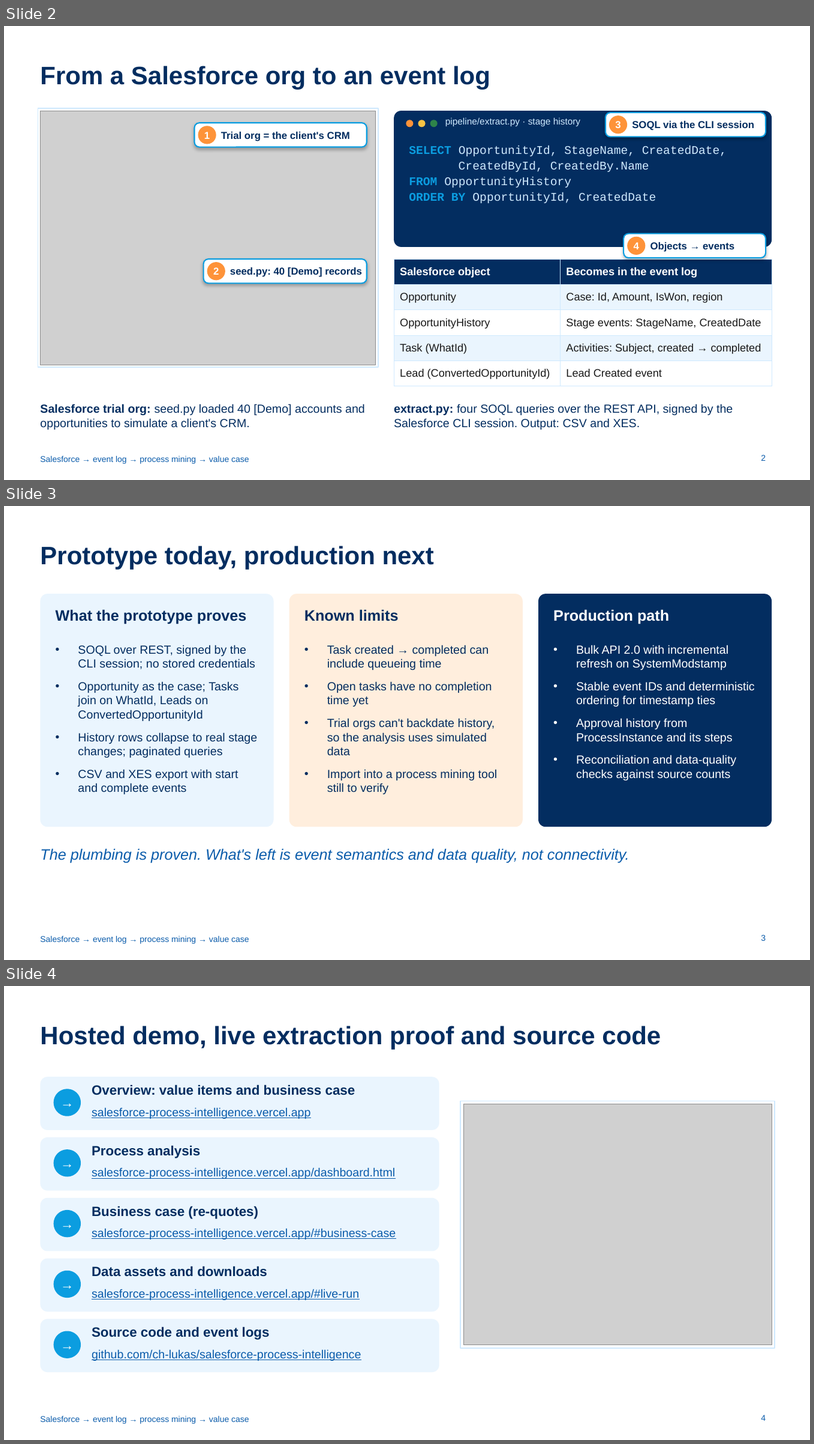
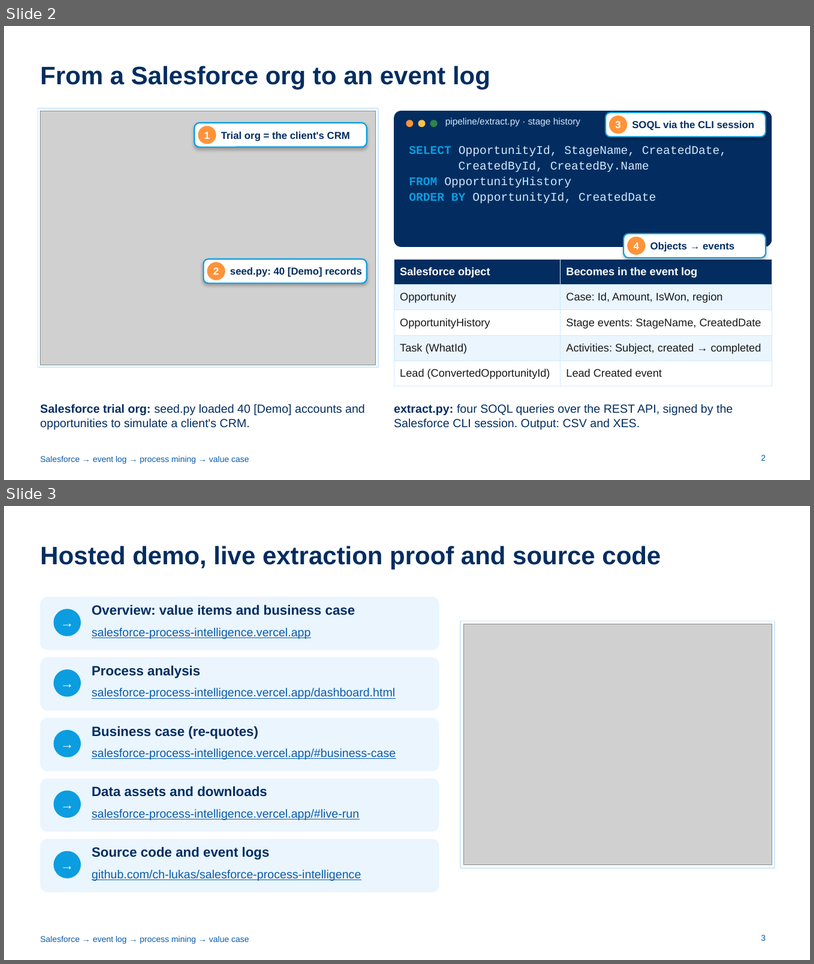
Before and after one commit to ch-lukas/salesforce-process-intelligence, a slide deck: deck/salesforce-process-intelligence-tech-setup.pptx. Shown one above the other, each under a label of ours: slides 2, 3 and 4 before the commit, slides 2 and 3 after it. The pictures are 814x1444 and 814x964 pixels, drawn with LibreOffice and Linux fonts; fonts in the diff are those of the drawing; grey boxes stand for pictures. Boxes give left, top, right and bottom in pixels: in the first picture for what was removed or moved away, otherwise in the second. Text is boxed around its words. In the diff, an @@ line names an element or a change of style, - is before the commit and + after.

```diff
--- a/deck/salesforce-process-intelligence-tech-setup.pptx
+++ b/deck/salesforce-process-intelligence-tech-setup.pptx
@@ slide 3 removed at (x1=4, y1=506, x2=810, y2=960), background #FFFFFF; not listed: 1 template element that a slide beside it also shows @@
@@ title removed at (x1=40, y1=546, x2=434, y2=569) @@
-Prototype today, production next
@@ rounded rectangle removed at (x1=40, y1=594, x2=274, y2=826) @@
@@ rounded rectangle removed at (x1=290, y1=594, x2=523, y2=826) @@
@@ rounded rectangle removed at (x1=539, y1=594, x2=772, y2=826) @@
@@ text removed at (x1=56, y1=609, x2=247, y2=624) @@
-What the prototype proves
@@ text removed at (x1=305, y1=609, x2=399, y2=621) @@
-Known limits
@@ text removed at (x1=554, y1=609, x2=669, y2=624) @@
-Production path
@@ text removed at (x1=78, y1=645, x2=257, y2=794) @@
-• SOQL over REST, signed by the CLI session; no stored credentials
-• Opportunity as the case; Tasks join on WhatId, Leads on ConvertedOpportunityId
-• History rows collapse to real stage changes; paginated queries
-• CSV and XES export with start and complete events
@@ text removed at (x1=327, y1=645, x2=498, y2=794) @@
-• Task created → completed can include queueing time
-• Open tasks have no completion time yet
-• Trial orgs can't backdate history, so the analysis uses simulated data
-• Import into a process mining tool still to verify
@@ text removed at (x1=576, y1=645, x2=755, y2=780) @@
-• Bulk API 2.0 with incremental refresh on SystemModstamp
-• Stable event IDs and deterministic ordering for timestamp ties
-• Approval history from ProcessInstance and its steps
-• Reconciliation and data-quality checks against source counts
@@ text removed at (x1=40, y1=848, x2=630, y2=863) @@
-The plumbing is proven. What's left is event semantics and data quality, not connectivity.
@@ page number removed at (x1=761, y1=934, x2=766, y2=940) @@
-3
@@ what was slide 4 is now slide 3 @@
@@ page number at (x1=761, y1=934, x2=766, y2=940): text changed @@
-4
+3
```
Also in this commit, not shown: 5 other files.
